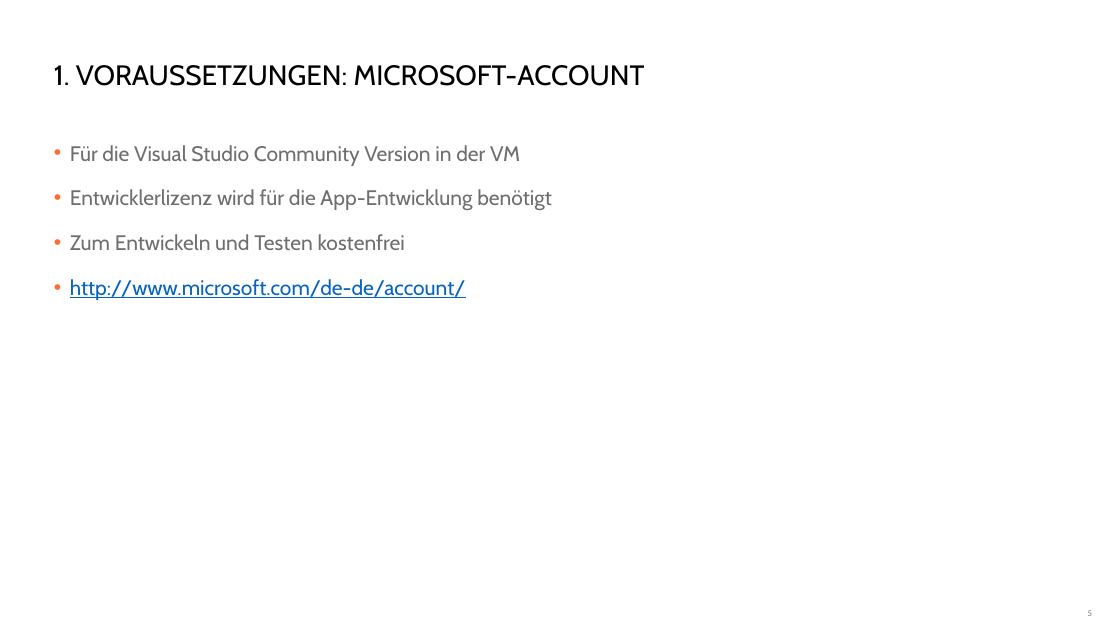
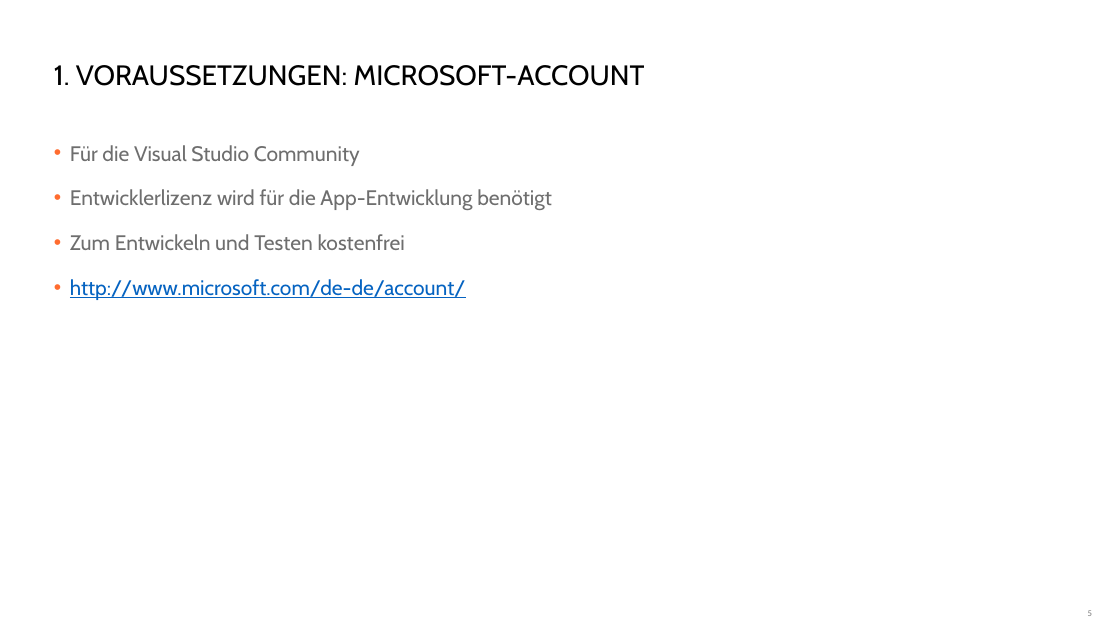
Before and after one commit to danielbeckmann/DotNETJumpStart, a slide deck: slide 5 of 02. Projektsetup/Vorbereitung und Projektsetup.pptx. Drawn at 1120x630 pixels with LibreOffice and Linux fonts; fonts in the diff are those of the drawing; background and template pictures are left out. Boxes give left, top, right and bottom in pixels: in the first picture for what was removed or moved away, otherwise in the second. Text is boxed around its words. In the diff, an @@ line names an element or a change of style, - is before the commit and + after.

```diff
--- a/02. Projektsetup/Vorbereitung und Projektsetup.pptx
+++ b/02. Projektsetup/Vorbereitung und Projektsetup.pptx
@@ text at <box>70,145,360,166</box>: text changed @@
-• Für die Visual Studio Community Version in der VM
+• Für die Visual Studio Community
```
Also in this commit, not shown: 1 other slide changed, 1 slide added, 1 slide removed, 4 other files.
